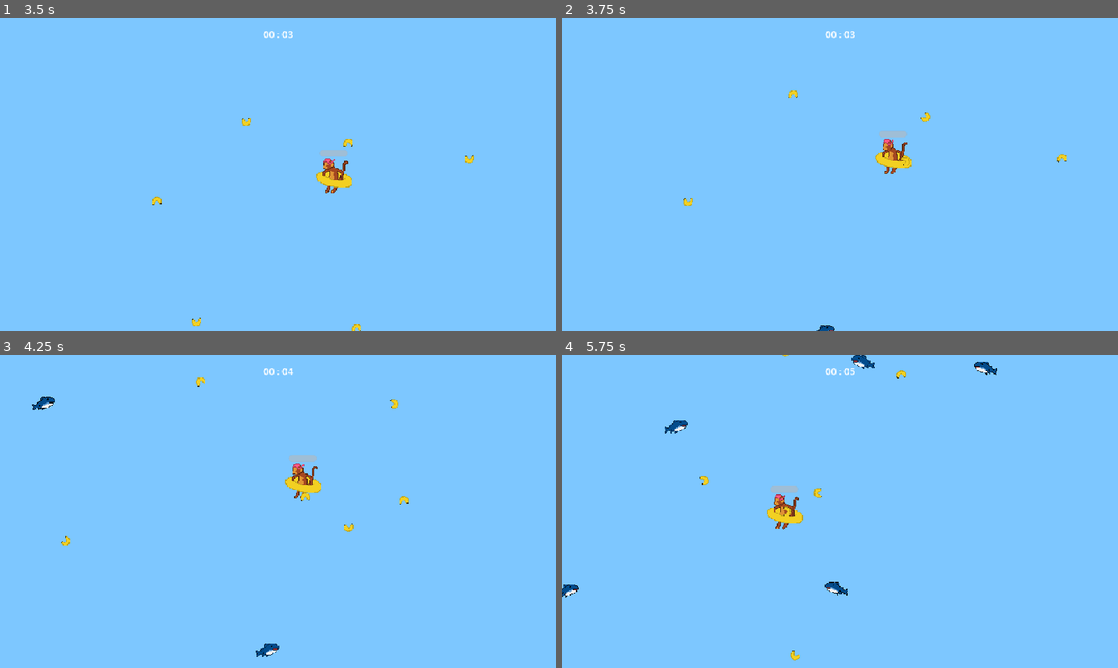
Above: before the commit, frames 1-4 (two rows, left to right).
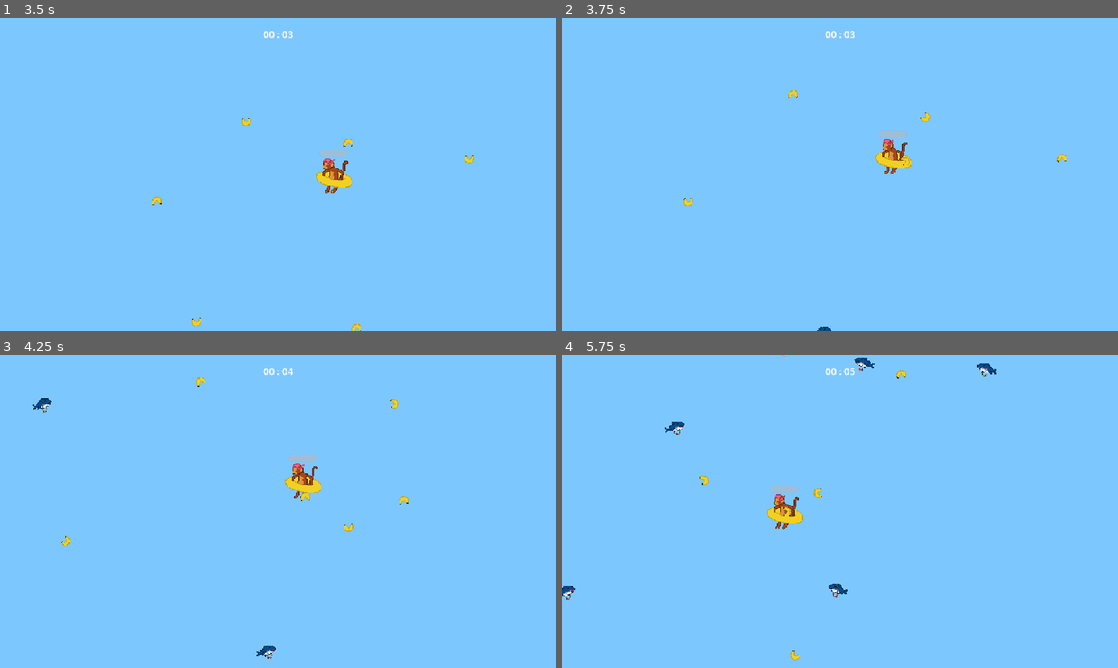
Above: after the commit, the same moments.

Repository: enzomh-web/replicaVampireSurvivors
Game: Godot game, scene res://scenes/main.tscn
Two runs of this game, one before a commit and one after it. Both use one fixed random seed, a clock stepped at 60 frames per second and the inputs below. The project has no main scene, so this scene is started directly.
Inputs:
- Up to frame 1 (3.5 s): hold D (move_right) 0.53-1.28 s; hold S (move_down) 1.28-2.03 s; hold D (move_right) 2.03-2.78 s; hold W (move_up) from 2.78 s (still down)
- Up to frame 2 (3.75 s): release W (move_up) at 3.53 s; hold A (move_left) from 3.53 s (still down)
- Up to frame 3 (4.25 s): keep holding A (move_left)
- Up to frame 4 (5.75 s): release A (move_left) at 5.03 s; hold S (move_down) from 5.03 s (still down)

Frame 1 is identical in both runs. In frame 2, less than 0.1% of the frame differs, in the area x 45-49%, y 98-100%; in frame 3, 0.2%; in frame 4, 0.4%, in the area x 0-79%, y 0-79%.

Commit message:
art(enemy): fix fishes animations
- adds invincibility on Player
- adds PeixeColar, PeixePalhaco, PeixeSutia, PeixeNormal sheets
- puts sheets in their animations

Diff:
--- a/vampire-survivors/resources/sprite_frames/peixe_normal_anim.tres
+++ b/vampire-survivors/resources/sprite_frames/peixe_normal_anim.tres
@@ -1,6 +1,6 @@
 [gd_resource type="SpriteFrames" format=3 uid="uid://difnfpxtx18fy"]
 
-[ext_resource type="Texture2D" uid="uid://dtaqf0grlaq8" path="res://assets/enemies/Peixe Normal_Sheet.png" id="1_sh2ae"]
+[ext_resource type="Texture2D" uid="uid://jfq8akn1f3kc" path="res://assets/enemies/PeixeNormal_Sheet.png" id="1_sh2ae"]
 
 [sub_resource type="AtlasTexture" id="AtlasTexture_81wt1"]
 atlas = ExtResource("1_sh2ae")
--- a/vampire-survivors/resources/sprite_frames/peixe_palhaco_anim.tres
+++ b/vampire-survivors/resources/sprite_frames/peixe_palhaco_anim.tres
@@ -1,6 +1,6 @@
 [gd_resource type="SpriteFrames" format=3 uid="uid://b85tcfmccajd7"]
 
-[ext_resource type="Texture2D" uid="uid://dgsecmoobuvb" path="res://assets/enemies/PeixePalhaço_Sheet.png" id="1_rkypq"]
+[ext_resource type="Texture2D" uid="uid://b5di047pt8sqf" path="res://assets/enemies/PeixePalhaco_Sheet.png" id="1_rkypq"]
 
 [sub_resource type="AtlasTexture" id="AtlasTexture_3mr3y"]
 atlas = ExtResource("1_rkypq")
--- a/vampire-survivors/scenes/main.tscn
+++ b/vampire-survivors/scenes/main.tscn
@@ -13,7 +13,7 @@
 
 [node name="Spawner" parent="." unique_id=160585704 node_paths=PackedStringArray("player") instance=ExtResource("1_0wfyh")]
 player = NodePath("../Player")
-enemy_types = Array[ExtResource("2_tbgi4")]([ExtResource("4_o6xl0"), ExtResource("3_tbgi4"), ExtResource("5_tipki"), ExtResource("6_85g3d"), ExtResource("7_choun")])
+enemy_types = Array[ExtResource("2_tbgi4")]([ExtResource("5_tipki"), ExtResource("6_85g3d"), ExtResource("7_choun"), ExtResource("4_o6xl0"), ExtResource("3_tbgi4")])
 
 [node name="Player" parent="." unique_id=1059513943 instance=ExtResource("1_o5qli")]
 position = Vector2(480, 270)
--- a/vampire-survivors/scripts/player_move.gd
+++ b/vampire-survivors/scripts/player_move.gd
@@ -10,6 +10,7 @@
 	set(value):
 		health = value
 		%Health.value = value
+@export var is_invincible: bool = false
 
 @onready var sprite : Sprite2D = $Sprite
 @onready var anim_player : AnimationPlayer = $AnimationPlayer
@@ -30,10 +31,11 @@
 	_update_animation()
 
 func take_damage(amount):
-	health -= amount
+	if not is_invincible:
+		health -= amount
 
-	if health <= 0:
-		die()
+		if health <= 0:
+			die()
 
 func die() -> void:
 	get_tree().call_deferred("reload_current_scene")
Binary file removed: vampire-survivors/assets/enemies/Peixe Normal_Sheet.png
Binary file changed: vampire-survivors/assets/enemies/PeixeColar_Sheet.png
Not shown, changed: vampire-survivors/assets/enemies/PeixeColar_Sheet.png.import
Binary file added: vampire-survivors/assets/enemies/PeixeNormal_Sheet.png
Not shown, changed: vampire-survivors/assets/enemies/PeixeNormal_Sheet.png.import
Binary file added: vampire-survivors/assets/enemies/PeixePalhaco_Sheet.png
Not shown, changed: vampire-survivors/assets/enemies/PeixePalhaco_Sheet.png.import
Binary file removed: vampire-survivors/assets/enemies/PeixePalhaço_Sheet.png
Binary file changed: vampire-survivors/assets/enemies/PeixeSutia_Sheet.png
Not shown, changed: vampire-survivors/assets/enemies/PeixeSutia_Sheet.png.import
Not shown: 2 places in vampire-survivors/resources/sprite_frames/peixe_colar_anim.tres that only renumber resources
Not shown: 2 places in vampire-survivors/resources/sprite_frames/peixe_sutia_anim.tres that only renumber resources
